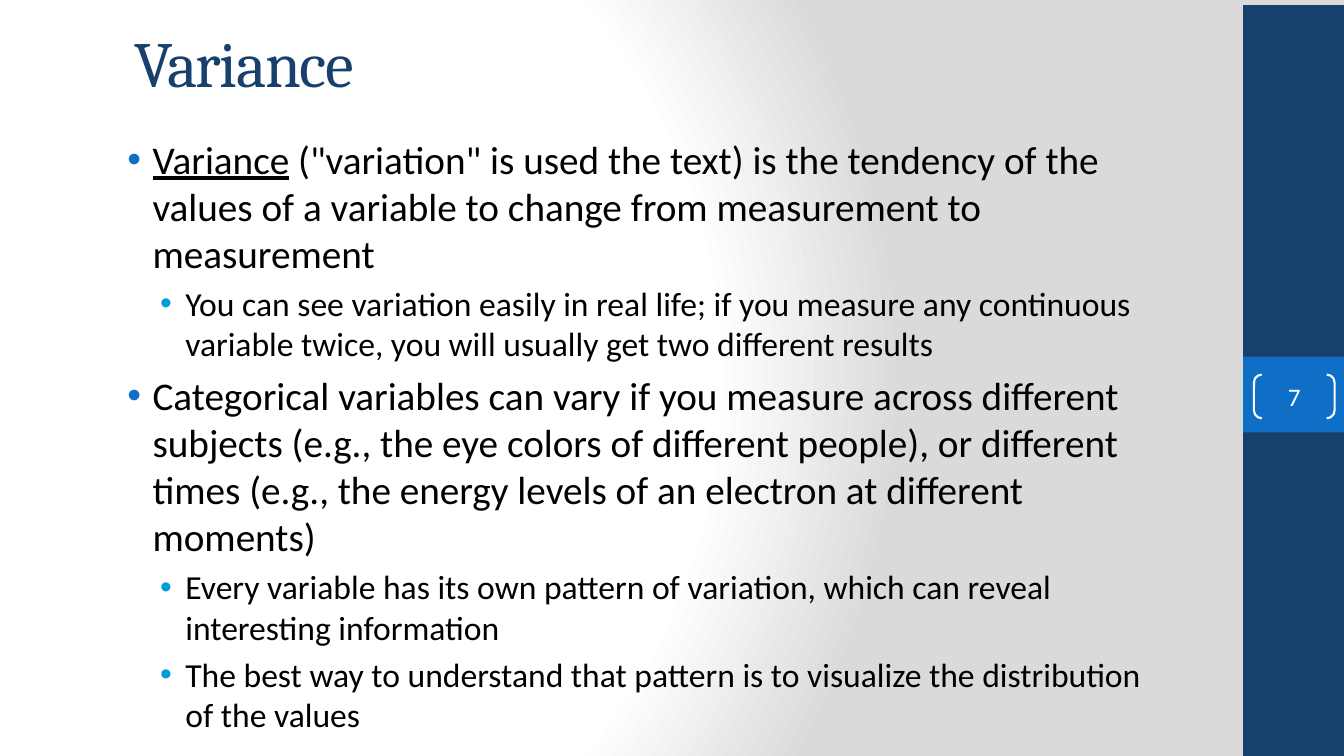
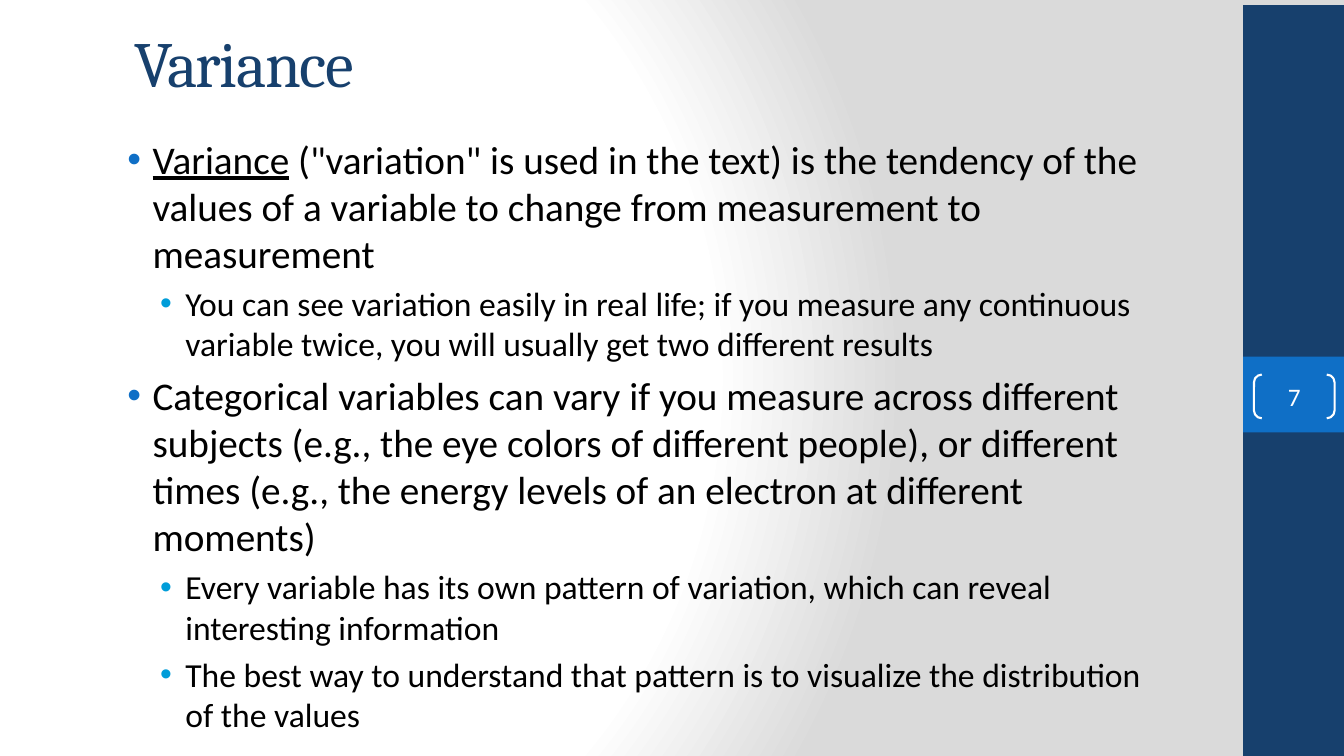
Before and after one commit to FSCJ-COP2073C/cop2073c-FullContent, a slide deck: slide 7 of slides/COP2073C-Module12.pptx. Drawn at 1344x756 pixels with LibreOffice and Linux fonts; fonts in the diff are those of the drawing; background and template pictures are left out. Boxes give left, top, right and bottom in pixels: in the first picture for what was removed or moved away, otherwise in the second. Text is boxed around its words. In the diff, an @@ line names an element or a change of style, - is before the commit and + after.

```diff
--- a/slides/COP2073C-Module12.pptx
+++ b/slides/COP2073C-Module12.pptx
@@ text at box(153, 145, 1137, 269): text changed @@
-• Variance ("variation" is used the text) is the tendency of the values of a variable to change from measurement to measurement
+• Variance ("variation" is used in the text) is the tendency of the values of a variable to change from measurement to measurement
```
Also in this commit, not shown: 3 other slides changed, 4 other files.
